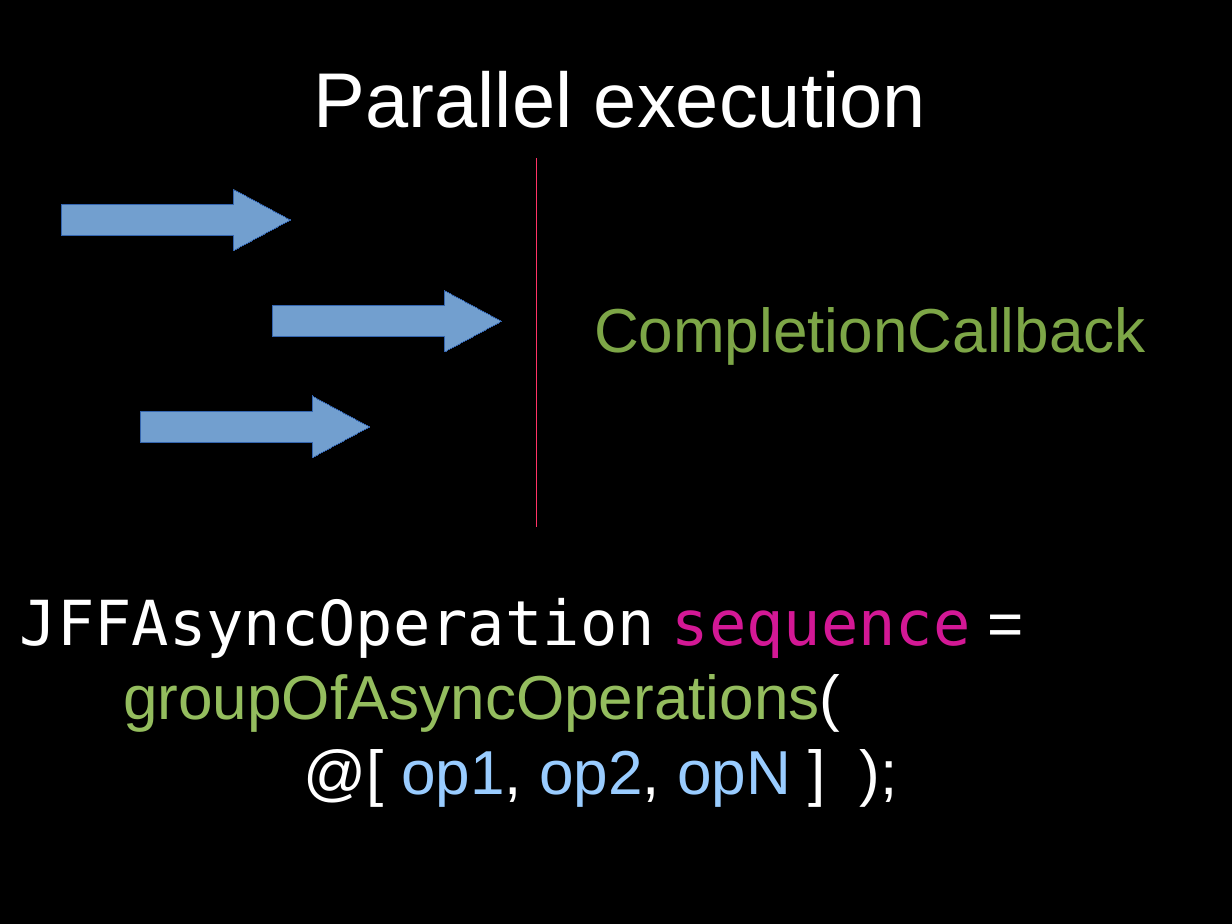
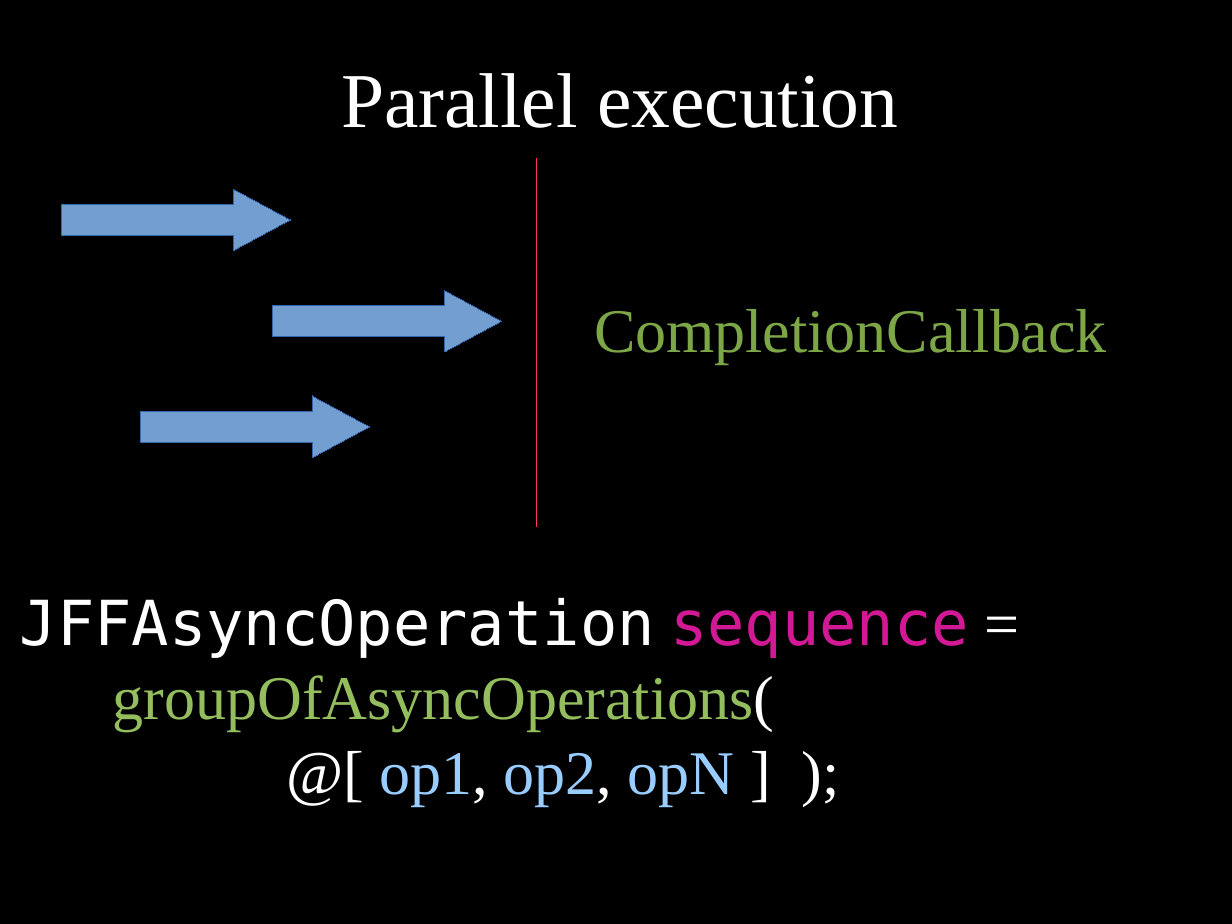
Before and after one commit to dodikk/iAsyncSlides, a slide deck: slide 34 of iAsync-slides.odp. Drawn at 1232x924 pixels with LibreOffice and Linux fonts; fonts in the diff are those of the drawing. Boxes give left, top, right and bottom in pixels: in the first picture for what was removed or moved away, otherwise in the second. Text is boxed around its words. In the diff, an @@ line names an element or a change of style, - is before the commit and + after.

```diff
--- a/iAsync-slides.odp
+++ b/iAsync-slides.odp
@@ text "Parallel execution" at (x1=341, y1=73, x2=898, y2=128): font Arial to Times New Roman @@
@@ text "CompletionCallback" at (x1=594, y1=309, x2=1107, y2=364): font Arial to Times New Roman @@
@@ text "JFFAsyncOperation sequence =" at (x1=20, y1=597, x2=969, y2=806): font Arial to Times New Roman in "=", "groupOfAsyncOperations(", "@[ op1, op2, opN ] );" @@
```
Also in this commit, not shown: 22 other slides changed, 3 slides added, 3 slides removed, 5 other files.
